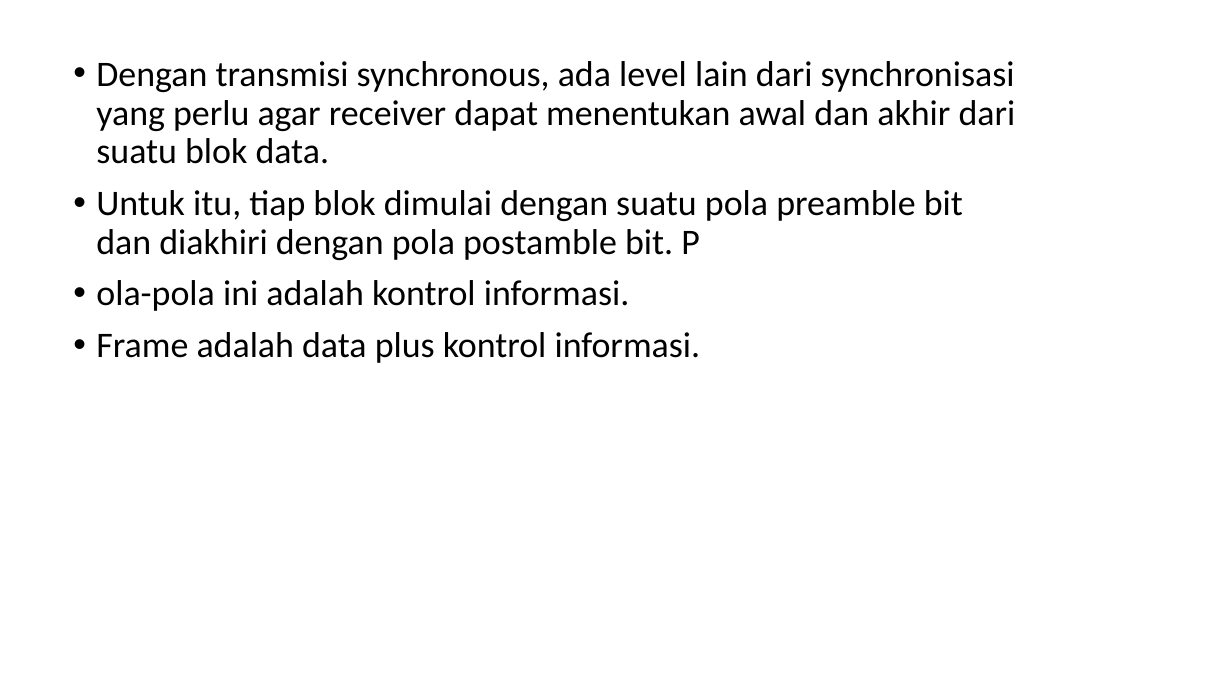
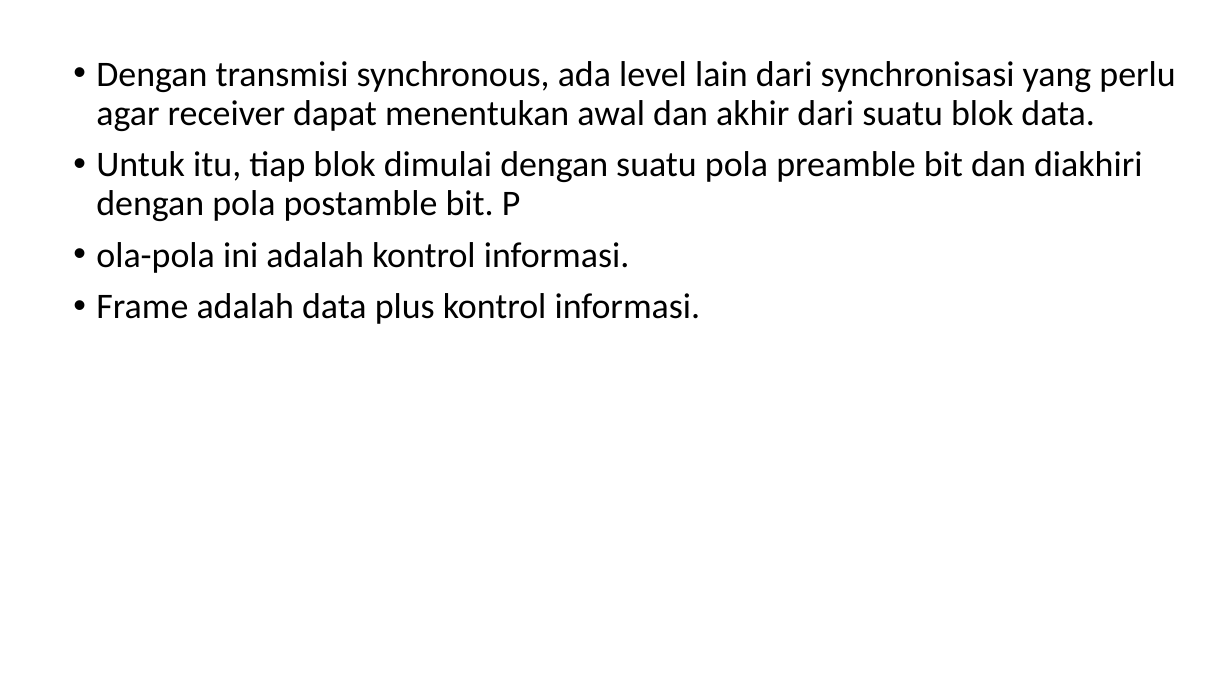
Before and after one commit to amelcharolinesgn2/DataNetCommunication, a slide deck: slide 10 of 6_3Network Communication_TEKNIK KOMUNIKASI DATA DIGITAL.pptx. Drawn at 1232x693 pixels with LibreOffice and Linux fonts; fonts in the diff are those of the drawing. Boxes give left, top, right and bottom in pixels: in the first picture for what was removed or moved away, otherwise in the second. Text is boxed around its words. In the diff, an @@ line names an element or a change of style, - is before the commit and + after.

```diff
--- a/6_3Network Communication_TEKNIK KOMUNIKASI DATA DIGITAL.pptx
+++ b/6_3Network Communication_TEKNIK KOMUNIKASI DATA DIGITAL.pptx
@@ text "Dengan transmisi synchronous, ada level ..." rewrapped from [96, 61, 1016, 363] to [96, 61, 1175, 324] @@
```
Also in this commit, not shown: 1 other slide changed, 10 other files.
